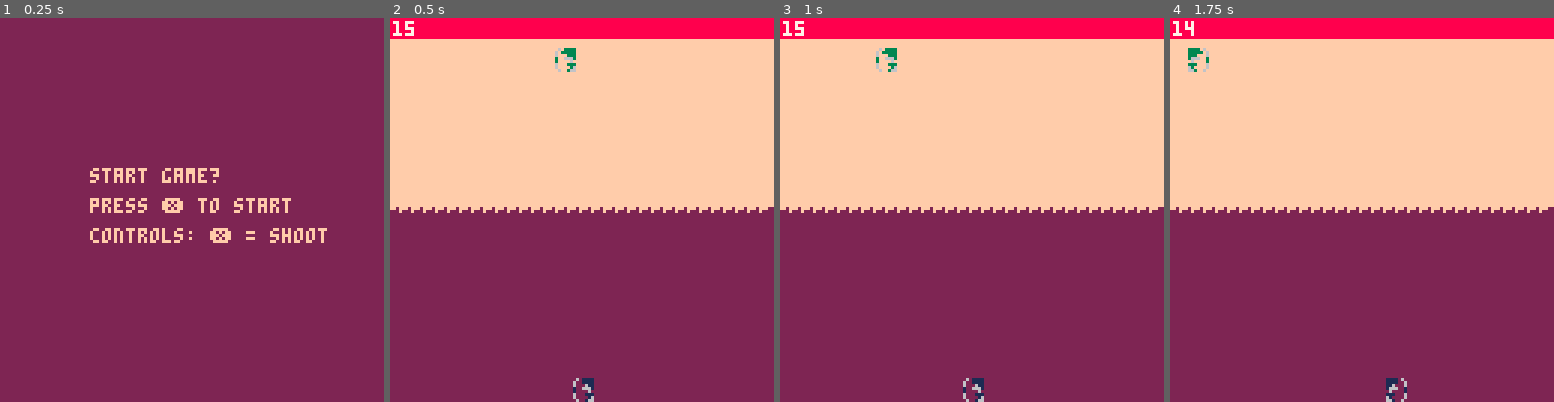
Above: before the commit, frames 1-4 (left to right).
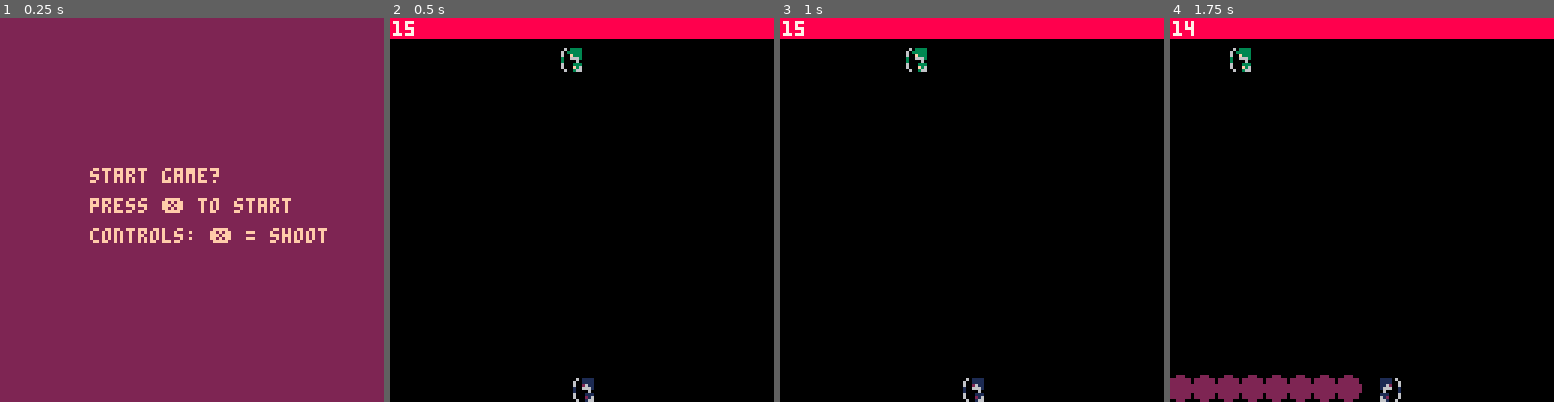
Above: after the commit, the same moments.

Repository: marcianoviereck/picogames
Game: PICO-8 cartridge pongpaint.p8
Two runs of this game, one before a commit and one after it. Both use one fixed random seed, a clock stepped at 60 frames per second and the inputs below.
Inputs:
- Up to frame 1 (0.25 s): no input
- Up to frame 2 (0.5 s): tap X (X key) at 0.33 s
- Up to frame 3 (1 s): no input
- Up to frame 4 (1.75 s): tap X (X key) at 1.07 s; hold Right from 1.6 s (still down)

Frame 1 is identical in both runs. In frame 2, 94% of the frame differs, in the area x 0-100%, y 5-100%; in frame 3, 94%; in frame 4, 92%.

Commit message:
experimenting and added some sounds

Diff:
--- a/pongpaint.p8
+++ b/pongpaint.p8
@@ -10,6 +10,7 @@
 			update_arrows()
 			update_animation(player)
 			update_dead_timers()
+			update_paint_touches()
 			if shoot_cooldown_frames > 0 then
 				shoot_cooldown_frames -= 1
 			end
@@ -114,9 +115,9 @@
 game_state = "menu" -- can be: menu, playing, game_over --
 
 function _init()
+	--sfx(2)--
 	tiles_enemy = 0
 	tiles_player = 0
-
 	winner = "draw"
 	round_time = 15 * 30 -- becaue: 30 fps --
 	time_left = round_time
@@ -135,7 +136,7 @@
 		drawcolor = 1,
 		dead = false,
 		dead_timer = 100,
-		speed = 1.5
+		speed = 1
 	}
 	enemy={
 		x = 63,
@@ -147,7 +148,7 @@
 		drawcolor = 3,
 		dead = false,
 		dead_timer = 100,
-		speed = 1.5
+		speed = 1
 	}
 	characters = {enemy, player}
 	arrows={}
@@ -158,14 +159,38 @@
 		dy = 1,
 		c = 0
 	}
+	local level_walls = level_objs[1].walls
 	level = {}
 	for x=1, map_size do
 		for y=1, map_size do
-				local col = player.c
-				if y <= (map_size / 2) then
-					col = enemy.c
+			local is_wall = false
+			for i=1, #level_walls do
+				if x == level_walls[i].x
+					and y == level_walls[i].y then
+						is_wall = true
 				end
-			add(level, {x=x*tile_size-1, y=y*tile_size-1, c=col})
+			end
+			add(level, {x=x*tile_size-1, y=y*tile_size-1, c=0, is_wall=is_wall})
+		end
+	end
+end
+
+function update_paint_touches()
+	for i=1, #characters do
+		local character = characters[i]
+		for li=1, #level do
+			local level_tile = level[li]
+			if (character.c == enemy.c
+				and level_tile.c == player.c) or
+				(character.c == player.c and
+				level_tile.c == enemy.c) then
+				if character.x > level_tile.x and
+				character.x < level_tile.x + 8 and
+				character.y > level_tile.y and
+				character.y < level_tile.y + 8 then
+					--character_hit(enemy)
+				end
+			end
 		end
 	end
 end
@@ -197,7 +223,7 @@
 				characters[i].dead_timer = 100
 				characters[i].x = rnd(32) + 1
 				characters[i].y = rnd(32) + 1
-
+				sfx(4)
 			end
 		end
  end
@@ -310,19 +336,26 @@
 		size = 0.5,
 		speed = 8
 	}
+	if character.c == player.c then
+		sfx(0)
+	else
+		sfx(1)
+	end
+
 	add(arrows, arrow)
 end
 
-function arrow_hit(character_hit)
+function character_hit(character_hit)
 	character_hit.dead = true
+	sfx(3)
 	-- idea: blow character up and splash paint --
 end
 
 function draw_arrows()
-	for i=1, #arrows do
-		local arrow = arrows[i]
-		rectfill(arrow.x, arrow.y, arrow.x + 1, arrow.y + 1, arrow.drawcolor)
-	end
+	--for i=1, #arrows do
+	--	local arrow = arrows[i]
+	--	rectfill(arrow.x, arrow.y, arrow.x + 1, arrow.y + 1, arrow.drawcolor)
+	--end
 end
 
 function update_arrows()
@@ -337,21 +370,21 @@
 		else
 			-- + 2 is to fix the offset of the arrow.. --
 			update_level_once(arrow.x + 2, arrow.y + 2, arrow.c)
-			if arrow.c == player.c then
-				if arrow.x > enemy.x and
-				arrow.x < enemy.x + 8 and
-				arrow.y > enemy.y and
-				arrow.y < enemy.y + 8 then
-					arrow_hit(enemy)
-				end
-			else
-				if arrow.x > player.x and
-				arrow.x < player.x + 8 and
-				arrow.y > player.y and
-				arrow.y < player.y + 8 then
-					arrow_hit(player)
-				end
-			end
+			--if arrow.c == player.c then
+			--	if arrow.x > enemy.x and
+			--	arrow.x < enemy.x + 8 and
+			--	arrow.y > enemy.y and
+			--	arrow.y < enemy.y + 8 then
+		--			character_hit(enemy)
+		--		end
+		--	else
+		--		if arrow.x > player.x and
+		--		arrow.x < player.x + 8 and
+		--		arrow.y > player.y and
+		--		arrow.y < player.y + 8 then
+			--		character_hit(player)
+			--	end
+			--end
 		end
 	end
 
@@ -360,7 +393,20 @@
 	end
 end
 -->8
-
+level_objs={
+	{
+		walls={
+			{
+				x = 10,
+				y = 10
+			},
+			{
+				x = 20,
+				y = 20
+			}
+		}
+	}
+}
 -->8
 function update_enemy()
 	if enemy.dead then
Not shown, changed: 136 lines of the sprite sheet (__gfx__) section of pongpaint.p8
Not shown, changed: the thumbnail (__label__) section of pongpaint.p8
Not shown, changed: the sound effects (__sfx__) section of pongpaint.p8
